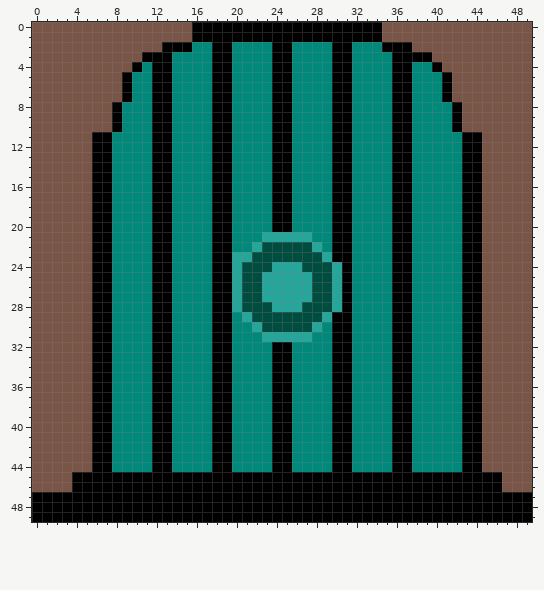
Pixel-art sprite: src/com/group17/game/resources/sprites/door_token.png. Above, as it was before the edit.
The file is 50x50 pixels.
The result:
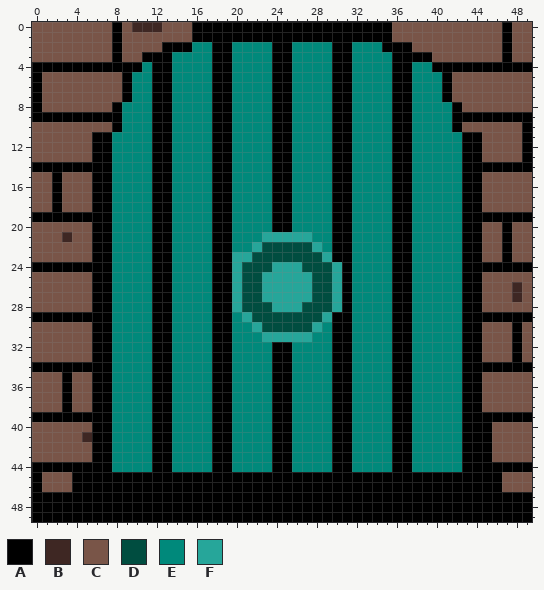
Palette (. is transparent): A #000000  B #3e2723  C #795548  D #004d40  E #00897b  F #26a69a
The exact change:
Colour C becomes colour A in rows 0 to 1 at x 8, 35 and 47; in rows 2 to 3 at x 8 and 47; in row 4 at x 0 to 9 and 41 to 49; in rows 5 to 8 at x 0; in row 9 at x 0 to 7 and 43 to 49; in rows 10 to 13 at x 49.
Colour C becomes colour A in row 14 at x 0 to 5 and 45 to 49; in rows 15 to 18 at x 2; in row 19 at x 0 to 5 and 45 to 49; in rows 20 to 23 at x 47; in row 24 at x 0 to 5 and 45 to 49; in row 29 at x 0 to 5 and 45 to 49.
Colour C becomes colour A in rows 30 to 33 at x 48; in row 34 at x 0 to 5 and 45 to 49; in rows 35 to 38 at x 3; in row 39 at x 0 to 5 and 45 to 49; in rows 40 to 43 at x 45; in row 44 at x 0 to 5 and 45 to 49.
Colour C becomes colour A in rows 45 to 46 at x 0.
Colour C becomes colour B in row 0 at x 10 to 12; in row 21 at x 3; in rows 26 to 27 at x 48; in row 41 at x 5.
Where, in picture pixels (left, top, right, bottom), the same in both pictures:
changed: (32, 22, 162, 322)
changed: (382, 22, 392, 42)
changed: (442, 22, 532, 72)
changed: (462, 112, 532, 172)
changed: (482, 212, 532, 372)
changed: (32, 362, 92, 492)
changed: (482, 412, 532, 472)
